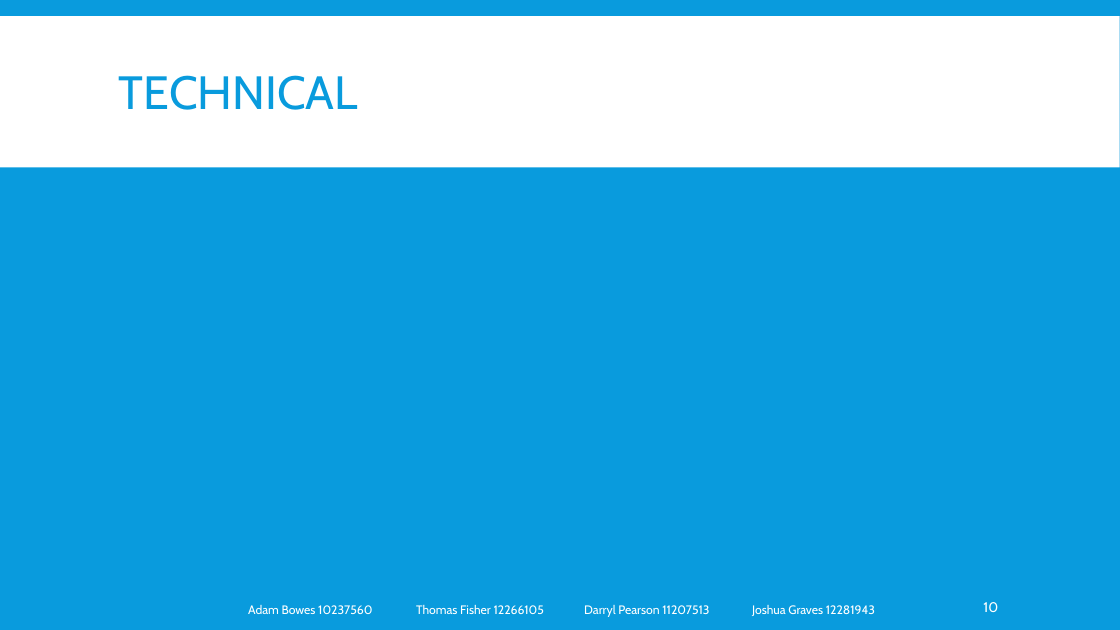
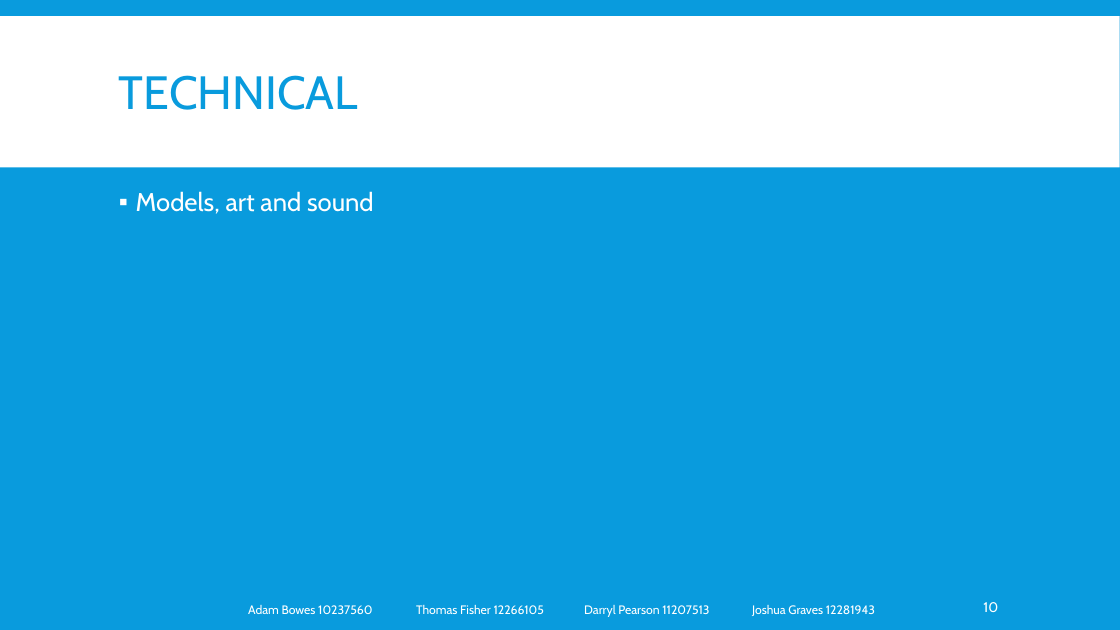
Before and after one commit to lazerduck/GroupProject_Lincoln_2014, a slide deck: slide 10 of Document/Presentation.pptx. Drawn at 1120x630 pixels with LibreOffice and Linux fonts; fonts in the diff are those of the drawing. Boxes give left, top, right and bottom in pixels: in the first picture for what was removed or moved away, otherwise in the second. Text is boxed around its words. In the diff, an @@ line names an element or a change of style, - is before the commit and + after.

```diff
--- a/Document/Presentation.pptx
+++ b/Document/Presentation.pptx
@@ text added at [136, 191, 374, 214], 22 pt, text #FFFFFF @@
+▪ Models, art and sound
```
Also in this commit, not shown: 5 other slides changed, 1 other file.
